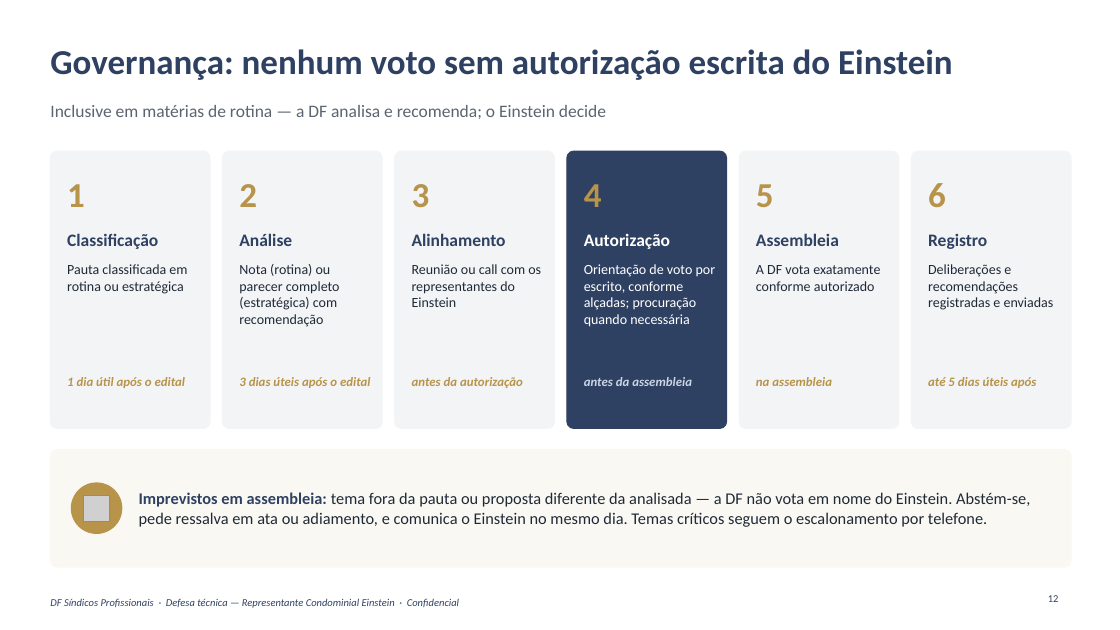
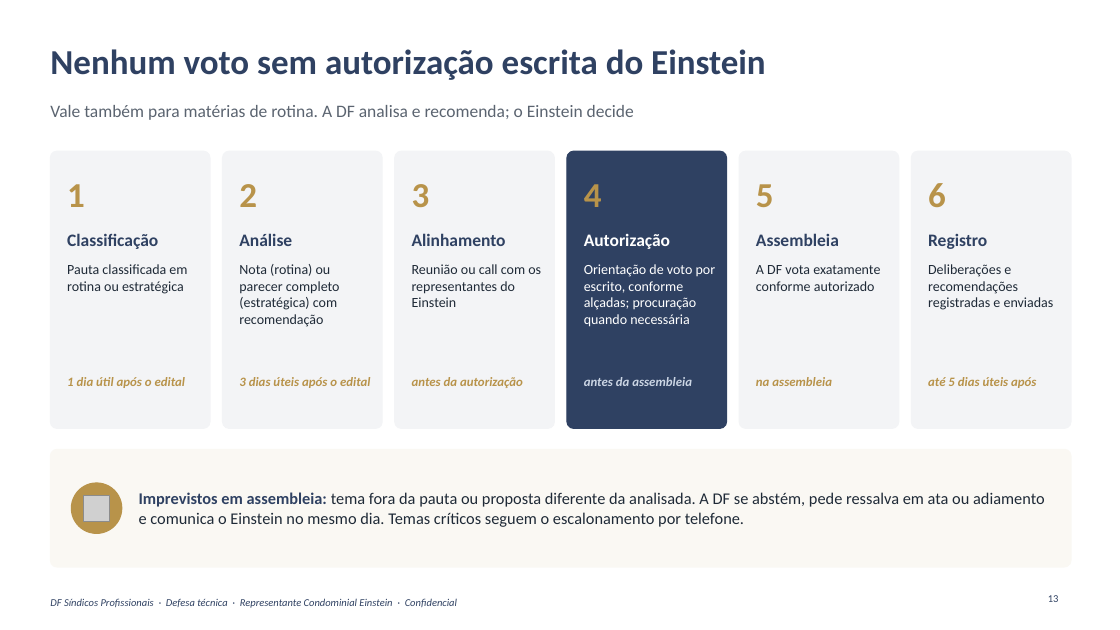
Before and after one commit to caiogavioli/Brainstorm, a slide deck: slide 13 of entregas/apresentacao-13-10/DF_Apresentacao_Einstein_13-10.pptx (slide 12 before the commit). Drawn at 1120x630 pixels with LibreOffice and Linux fonts; fonts in the diff are those of the drawing; grey boxes stand for pictures; background and template pictures are left out. Boxes give left, top, right and bottom in pixels: in the first picture for what was removed or moved away, otherwise in the second. Text is boxed around its words. In the diff, an @@ line names an element or a change of style, - is before the commit and + after.

```diff
--- a/entregas/apresentacao-13-10/DF_Apresentacao_Einstein_13-10.pptx
+++ b/entregas/apresentacao-13-10/DF_Apresentacao_Einstein_13-10.pptx
@@ title at [50, 49, 766, 80]: text changed @@
-Governança: nenhum voto sem autorização escrita do Einstein
+Nenhum voto sem autorização escrita do Einstein
@@ text at [50, 105, 634, 120]: text changed @@
-Inclusive em matérias de rotina — a DF analisa e recomenda; o Einstein decide
+Vale também para matérias de rotina. A DF analisa e recomenda; o Einstein decide
@@ text at [139, 492, 1045, 527]: text changed @@
-Imprevistos em assembleia: tema fora da pauta ou proposta diferente da analisada — a DF não vota em nome do Einstein. Abstém-se, pede ressalva em ata ou adiamento, e comunica o Einstein no mesmo dia. Temas críticos seguem o escalonamento por telefone.
+Imprevistos em assembleia: tema fora da pauta ou proposta diferente da analisada. A DF se abstém, pede ressalva em ata ou adiamento e comunica o Einstein no mesmo dia. Temas críticos seguem o escalonamento por telefone.
@@ text at [50, 598, 457, 608]: text changed @@
-DF Síndicos Profissionais · Defesa técnica — Representante Condominial Einstein · Confidencial
+DF Síndicos Profissionais · Defesa técnica · Representante Condominial Einstein · Confidencial
```
Also in this commit, not shown: 24 other slides changed, 11 other files.
